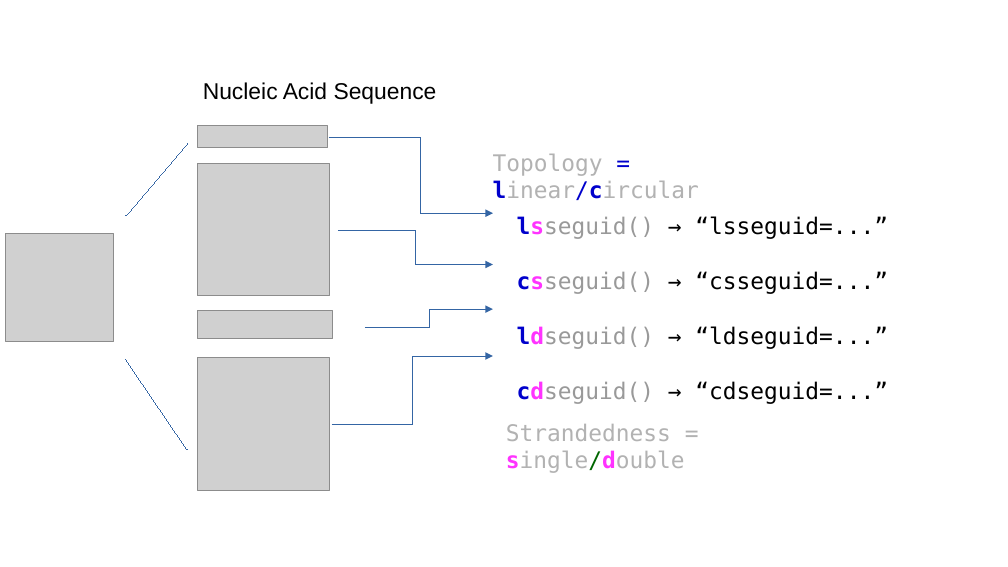
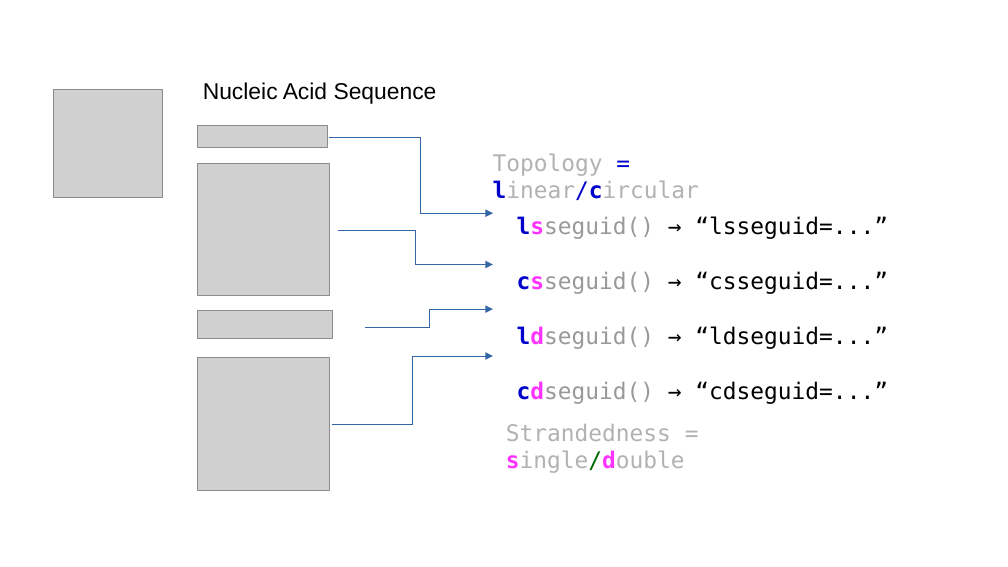
Before and after one commit to seguid/seguid-python, a slide deck: slide 1 of docs/_static/seguid-figure.odp. Drawn at 1008x567 pixels with LibreOffice and Linux fonts; fonts in the diff are those of the drawing; grey boxes stand for pictures. Boxes give left, top, right and bottom in pixels: in the first picture for what was removed or moved away, otherwise in the second. Text is boxed around its words. In the diff, an @@ line names an element or a change of style, - is before the commit and + after.

```diff
--- a/docs/_static/seguid-figure.odp
+++ b/docs/_static/seguid-figure.odp
@@ picture: place and size @@
-picture at (5, 233, 113, 341)
+picture at (54, 90, 162, 198)
@@ line removed from (126, 216) to (188, 144) @@
@@ line removed from (126, 360) to (188, 450) @@
```
Also in this commit, not shown: 5 other files.
